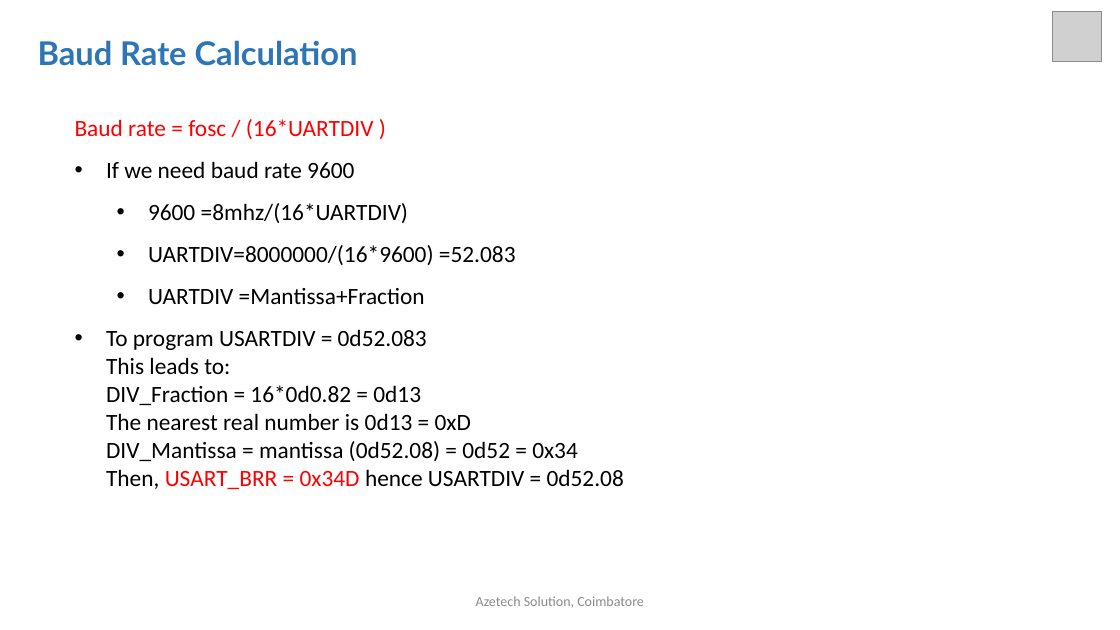
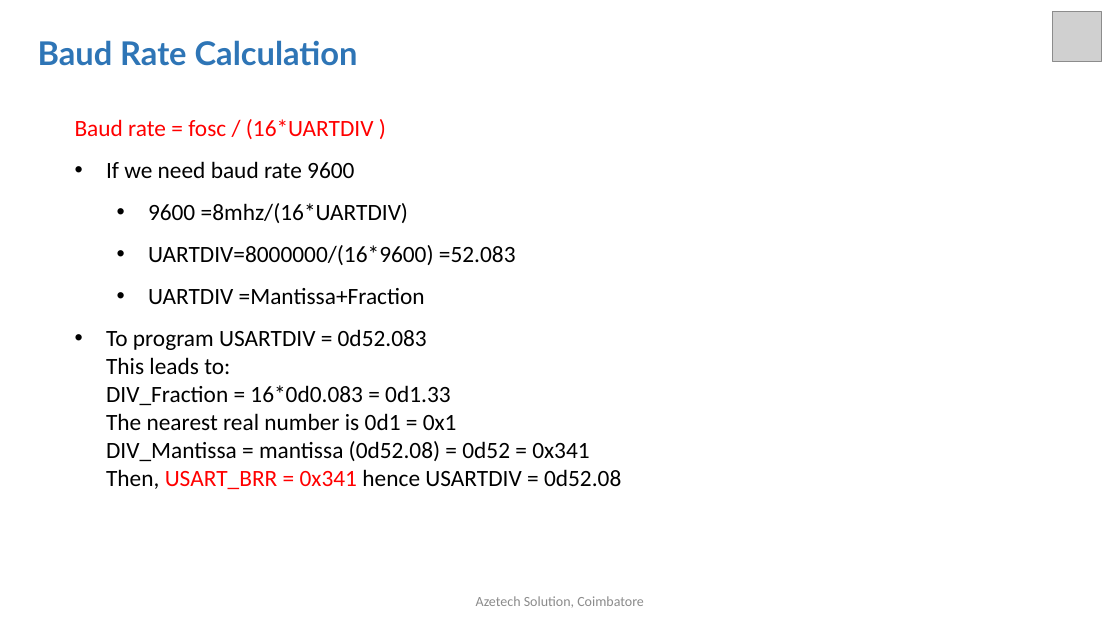
Before and after one commit to arulnelson/AZETECH-CLASS-NOTES, a slide deck: slide 16 of STM32_DOCS/STM32_UART.pptx. Drawn at 1120x630 pixels with LibreOffice and Linux fonts; fonts in the diff are those of the drawing; grey boxes stand for pictures. Boxes give left, top, right and bottom in pixels: in the first picture for what was removed or moved away, otherwise in the second. Text is boxed around its words. In the diff, an @@ line names an element or a change of style, - is before the commit and + after.

```diff
--- a/STM32_DOCS/STM32_UART.pptx
+++ b/STM32_DOCS/STM32_UART.pptx
@@ text at (106,329,621,489): text changed @@
-• To program USARTDIV = 0d52.083
-  This leads to:
-  DIV_Fraction = 16*0d0.82 = 0d13
-  The nearest real number is 0d13 = 0xD
-  DIV_Mantissa = mantissa (0d52.08) = 0d52 = 0x34
-  Then, USART_BRR = 0x34D hence USARTDIV = 0d52.08
+• To program USARTDIV = 0d52.083
+  This leads to:
+  DIV_Fraction = 16*0d0.083 = 0d1.33
+  The nearest real number is 0d1 = 0x1
+  DIV_Mantissa = mantissa (0d52.08) = 0d52 = 0x341
+  Then, USART_BRR = 0x341 hence USARTDIV = 0d52.08
```
